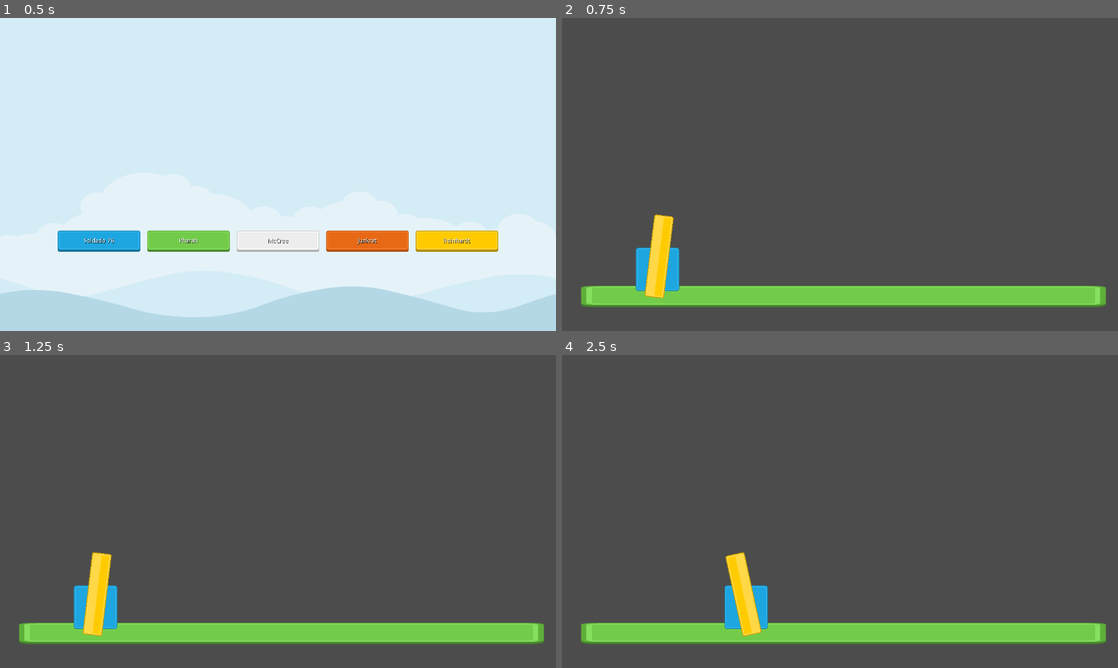
Above: before the commit, frames 1-4 (two rows, left to right).
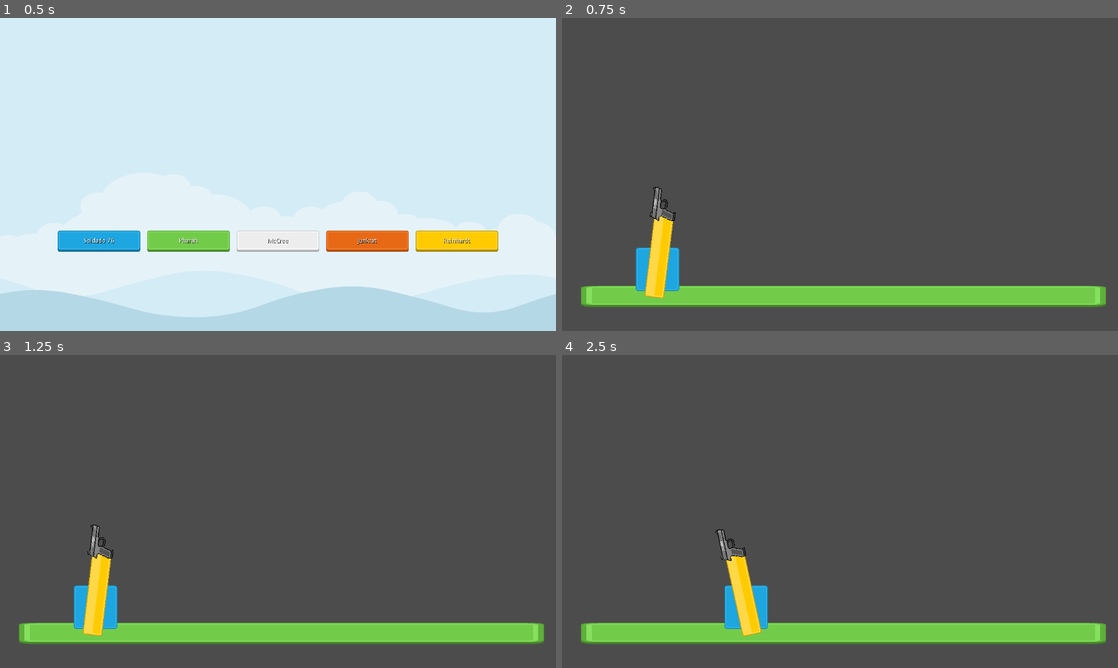
Above: after the commit, the same moments.

Repository: renanstn/godot-overwatch-2d-mechanics
Game: Godot game, scene res://Scenes/GUI/Menu.tscn
Two runs of this game, one before a commit and one after it. Both use one fixed random seed, a clock stepped at 60 frames per second and the inputs below.
Inputs (mouse positions are in pixels of both pictures, inside the frame that each line leads up to):
- Up to frame 1 (0.5 s): no input
- Up to frame 2 (0.75 s): click "Soldado 76" at 0.5 s
- Up to frame 3 (1.25 s): no input
- Up to frame 4 (2.5 s): tap Enter at 1.25 s; move the mouse to (962, 495) at 1.27 s; hold D (right) from 1.28 s (still down); click (962, 495) at 1.35 s; tap Space (jump) at 1.52, 2.27 s; move the mouse to (728, 527) at 2.02 s; click (728, 527) at 2.1 s

Frame 1 is identical in both runs. In frame 2, 0.2% of the frame differs, in the area x 15-21%, y 53-65%; in frame 3, 0.2%; in frame 4, 0.9%, in the area x 27-36%, y 55-90%.

Commit message:
Início da criação do componente de weapon

Diff:
--- a/src/Scenes/Characters/Soldado76.tscn
+++ b/src/Scenes/Characters/Soldado76.tscn
@@ -1,9 +1,11 @@
-[gd_scene load_steps=6 format=2]
+[gd_scene load_steps=8 format=2]
 
 [ext_resource path="res://Scripts/Nodes/BasicMovement2D.gd" type="Script" id=1]
 [ext_resource path="res://Sprites/Characters/blue_panel.png" type="Texture" id=2]
 [ext_resource path="res://Scripts/Nodes/ArmPointingToMouse2D.gd" type="Script" id=3]
 [ext_resource path="res://Sprites/Characters/yellow_button01.png" type="Texture" id=4]
+[ext_resource path="res://Scripts/Nodes/Weapon.gd" type="Script" id=5]
+[ext_resource path="res://Sprites/Characters/pistol.png" type="Texture" id=6]
 
 [sub_resource type="RectangleShape2D" id=1]
 extents = Vector2( 50, 50 )
@@ -23,6 +25,7 @@
 
 [node name="ArmPointingToMouse2D" type="Node2D" parent="."]
 script = ExtResource( 3 )
+FIX_ROTATION = false
 
 [node name="Sprite2" type="Sprite" parent="ArmPointingToMouse2D"]
 position = Vector2( 30, 0 )
@@ -30,3 +33,16 @@
 
 [node name="Gun2" type="Position2D" parent="ArmPointingToMouse2D"]
 position = Vector2( 135, 0 )
+
+[node name="Weapon" type="Node2D" parent="ArmPointingToMouse2D/Gun2"]
+script = ExtResource( 5 )
+fire_point_path = NodePath("Position2D")
+
+[node name="Sprite" type="Sprite" parent="ArmPointingToMouse2D/Gun2/Weapon"]
+position = Vector2( 10.7249, 6.75264 )
+scale = Vector2( 0.0781963, 0.0781963 )
+texture = ExtResource( 6 )
+flip_h = true
+
+[node name="Position2D" type="Position2D" parent="ArmPointingToMouse2D/Gun2/Weapon"]
+position = Vector2( 55.2129, -23.8329 )
--- a/src/Scripts/Nodes/ArmPointingToMouse2D.gd
+++ b/src/Scripts/Nodes/ArmPointingToMouse2D.gd
@@ -2,13 +2,19 @@
 
 class_name ArmPointingToMouse2D
 
+export var FIX_ROTATION : bool = true
+
 func _process(delta):
 	look_to_mouse()
+	if FIX_ROTATION:
+		fix_rotation()
 
 
 func look_to_mouse() -> void:
 	look_at(get_global_mouse_position())
 
+
+func fix_rotation():
 	if global_position.x < get_global_mouse_position().x:
 		set_scale(Vector2(1, 1))
 	else:
--- /dev/null
+++ b/src/Scripts/Nodes/Weapon.gd
@@ -0,0 +1,69 @@
+extends Node2D
+
+class_name Weapon
+
+export var explosion_scene : PackedScene
+export var trail_scene : PackedScene
+export var fire_point_path : NodePath
+
+var can_fire : bool = true
+var raycast : RayCast2D
+var timer : Timer
+
+signal shoot
+signal reloading
+signal hit_enemy
+
+
+func _ready():
+	create_raycast()
+	create_timer()
+	adjust_raycast_size()
+
+func _process(delta):
+	if Input.is_action_just_pressed("fire"):
+		if can_fire:
+			shoot()
+		else:
+			cant_shoot()
+
+func adjust_raycast_size() -> void:
+	var size_screen : Vector2 = get_viewport().get_visible_rect().size
+	raycast.set_cast_to(Vector2(0, size_screen.x))
+
+func create_raycast() -> void:
+	var fire_point : Position2D = get_node(fire_point_path)
+	raycast = RayCast2D.new()
+	raycast.position = fire_point.position
+	add_child(raycast)
+
+func create_timer() -> void:
+	timer = Timer.new()
+	timer.wait_time = 1
+	timer.connect("timeout", self, "_on_timer_timeout")
+	add_child(timer)
+
+func shoot() -> void:
+	can_fire = false
+	timer.start()
+	var hit_something = raycast.get_collider()
+	if hit_something:
+		var collision_point = raycast.get_collision_point()
+		var collide_with = raycast.get_collider()
+		var collider_groups = collide_with.get_groups()
+		create_trail(raycast.get_global_position(), collision_point)
+		if "enemy" in collider_groups:
+			emit_signal("hit_enemy")
+		create_hit_animation(collision_point)
+
+func cant_shoot():
+	pass
+
+func create_trail(to : Vector2, from : Vector2):
+	pass
+
+func create_hit_animation(collision_point : Vector2):
+	pass
+
+func _on_timer_timeout():
+	can_fire = true
--- a/src/project.godot
+++ b/src/project.godot
@@ -18,10 +18,16 @@
 "class": "BasicMovement2D",
 "language": "GDScript",
 "path": "res://Scripts/Nodes/BasicMovement2D.gd"
+}, {
+"base": "Node2D",
+"class": "Weapon",
+"language": "GDScript",
+"path": "res://Scripts/Nodes/Weapon.gd"
 } ]
 _global_script_class_icons={
 "ArmPointingToMouse2D": "",
-"BasicMovement2D": ""
+"BasicMovement2D": "",
+"Weapon": ""
 }
 
 [application]
Binary file added: src/Sprites/Characters/pistol.png
Not shown, added: src/Sprites/Characters/pistol.png.import
